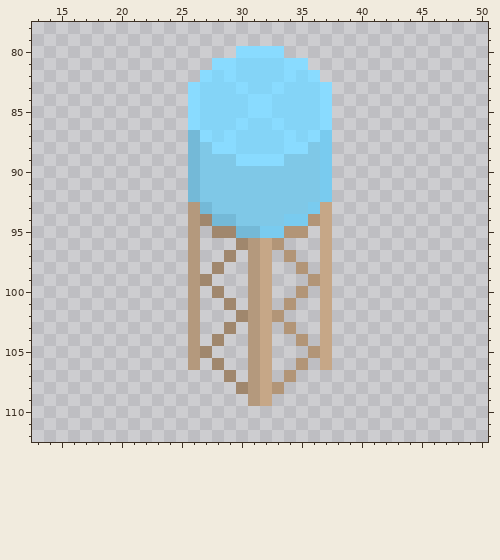
Pixel-art file: Assets/Resources/Sprites/Buildings/WaterTowers-Sheet.aseprite. Above, as it was before the edit.
128x128 pixels, 1 frame. Shown: x 13..50, y 78..112. The old version is drawn lined up with the new one.
Once edited:
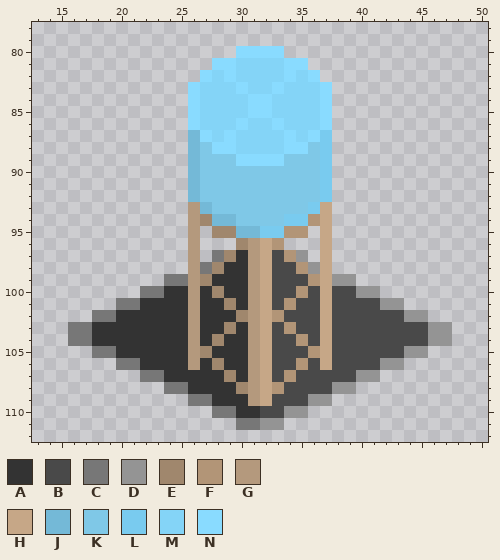
Palette (. is transparent): A #333333  B #494949  C #777777  D #949494  E #a0876d  F #b29577  G #b4997d  H #c6a787  J #74b9d7  K #7fc8e7  L #79cbef  M #84d4f7  N #89dbff
Author's note on the commit: Updated water tower sprite to fit better onto UI and tilebase
Changes in this commit:
whole drawing moved by +0,-2 (the old picture is shown already moved)
Colour A now appears in row 97 at x 30; in row 98 at x 29 to 30; in row 99 at x 28 to 30; in row 100 at x 24 to 25, 27 and 29 to 30; in row 101 at x 22 to 25, 27 to 28 and 30; in row 102 at x 20 to 25 and 27 to 29.
Colour A now appears in row 103 at x 18 to 25, 27 to 28 and 30; in row 104 at x 18 to 25, 27 and 29 to 30; in row 105 at x 20 to 25 and 28 to 30; in row 106 at x 22 to 25, 27 and 29 to 30; in row 107 at x 24 to 28 and 30; in row 108 at x 26 to 29.
Colour A now appears in row 109 at x 28 to 30; in row 110 at x 30 to 31.
Colour B now appears in row 97 at x 33; in row 98 at x 33 to 34; in row 99 at x 33 to 35; in row 100 at x 33 to 34, 36 and 38 to 39; in row 101 at x 33, 35 to 36 and 38 to 41; in row 102 at x 34 to 36 and 38 to 43.
Colour B now appears in row 103 at x 33, 35 to 36 and 38 to 45; in row 104 at x 33 to 34, 36 and 38 to 45; in row 105 at x 33 to 35 and 38 to 43; in row 106 at x 33 to 34, 36 and 38 to 41; in row 107 at x 33 and 35 to 39; in row 108 at x 34 to 37.
Colour B now appears in row 109 at x 33 to 35; in row 110 at x 32 to 33.
Colour C now appears in row 97 at x 28; in row 98 at x 27; in row 99 at x 24 to 25; in row 100 at x 22 to 23; in row 101 at x 20 to 21; in row 102 at x 18 to 19.
Colour C now appears in rows 103 to 104 at x 16 to 17; in row 105 at x 18 to 19; in row 106 at x 20 to 21; in row 107 at x 22 to 23; in row 108 at x 24 to 25; in row 109 at x 26 to 27.
Colour C now appears in row 110 at x 28 to 29; in row 111 at x 30 to 31.
Colour D now appears in row 97 at x 35; in row 98 at x 36; in row 99 at x 38 to 39; in row 100 at x 40 to 41; in row 101 at x 42 to 43; in row 102 at x 44 to 45.
Colour D now appears in rows 103 to 104 at x 46 to 47; in row 105 at x 44 to 45; in row 106 at x 42 to 43; in row 107 at x 40 to 41; in row 108 at x 38 to 39; in row 109 at x 36 to 37.
Colour D now appears in row 110 at x 34 to 35; in row 111 at x 32 to 33.
Pixel boxes of the changes (left, top, right, bottom) in both pictures:
added: (68, 250, 452, 430)
